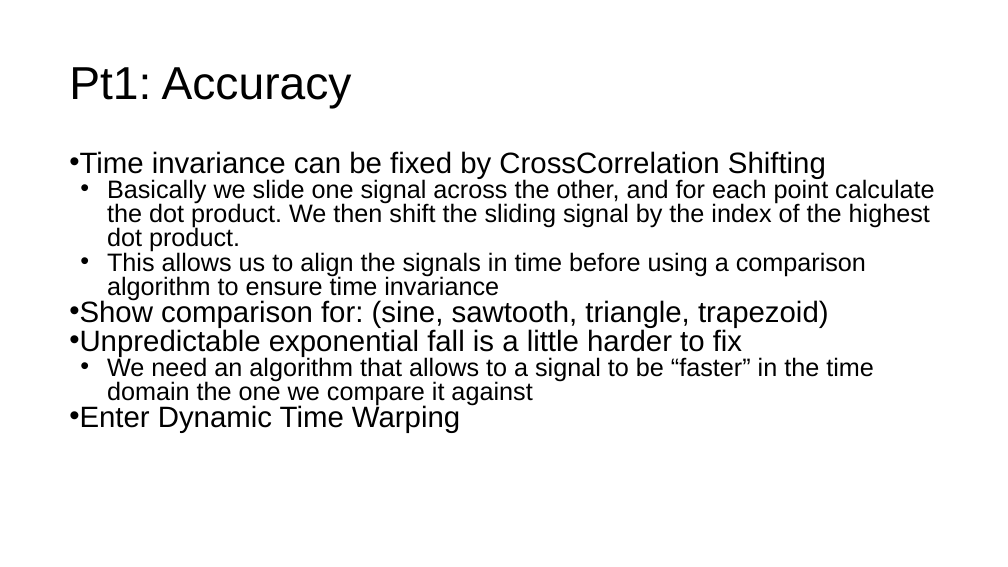
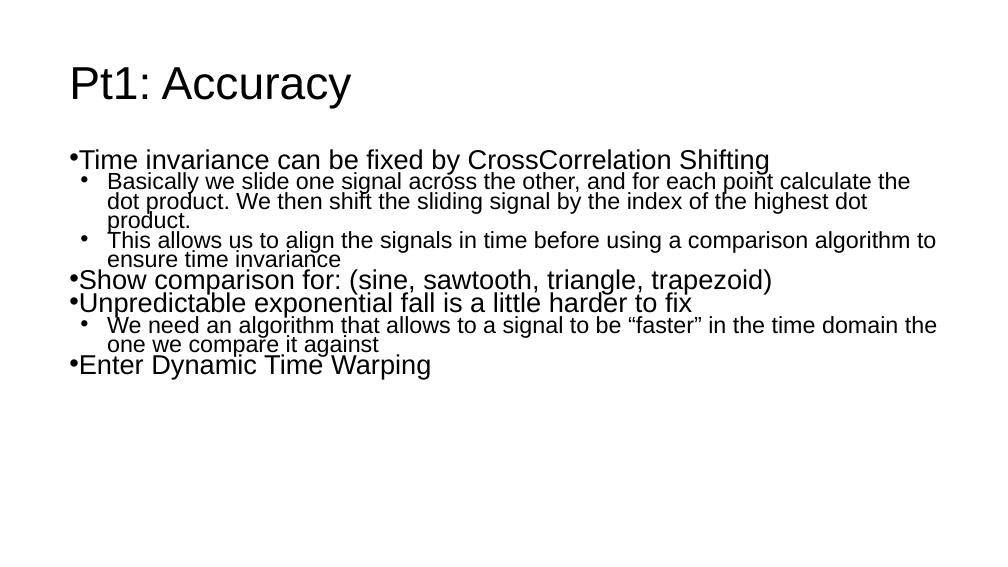
Before and after one commit to GNPower/TestpointDSL, a slide deck: slide 27 of Seminar Presentation/DSL for HIL Testing.pptx (slide 6 before the commit). Drawn at 1008x567 pixels with LibreOffice and Linux fonts; fonts in the diff are those of the drawing. Boxes give left, top, right and bottom in pixels: in the first picture for what was removed or moved away, otherwise in the second. Text is boxed around its words. In the diff, an @@ line names an element or a change of style, - is before the commit and + after.

```diff
--- a/Seminar Presentation/DSL for HIL Testing.pptx
+++ b/Seminar Presentation/DSL for HIL Testing.pptx
@@ text "Time invariance can be fixed ..." at box(69, 149, 937, 379): size 28 to 25.9 pt in "Time invariance can be fixed by CrossCorrelation ...", "Show comparison for: (sine, sawtooth, triangle, trapezoid)", "Unpredictable exponential fall is a little harder ...", "Enter Dynamic Time Warping"; size 24 to 22.2 pt in "Basically we slide one signal across the ...", "This allows us to align the signals ...", "We need an algorithm that allows to ..."; line spacing 0.8 to 0.7 @@
```
Also in this commit, not shown: 4 other slides changed, 22 slides added, 18 other files.
